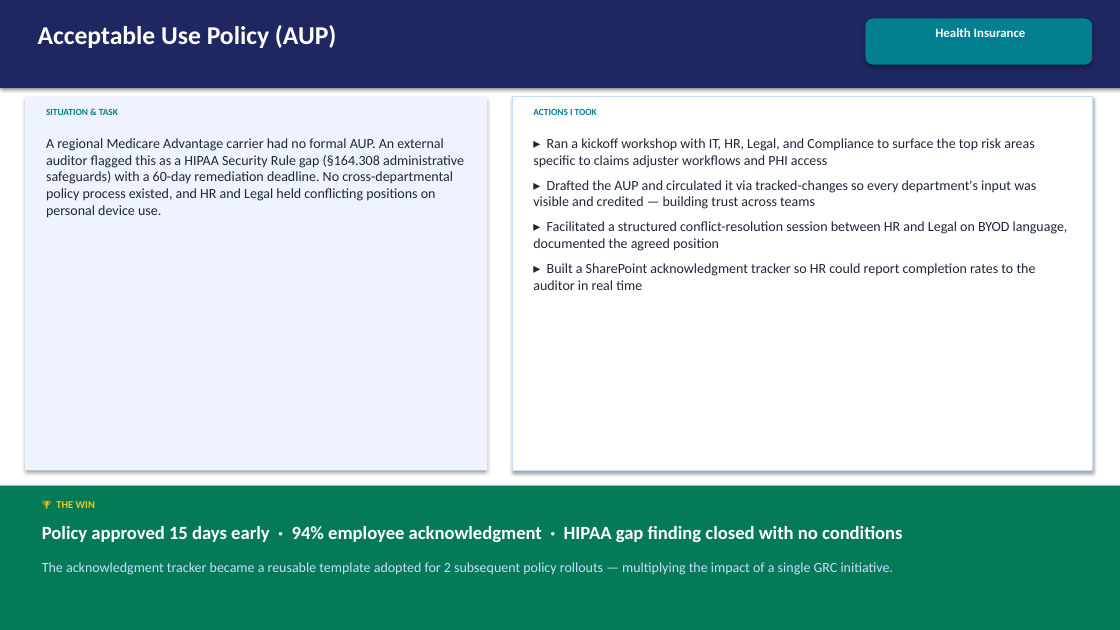
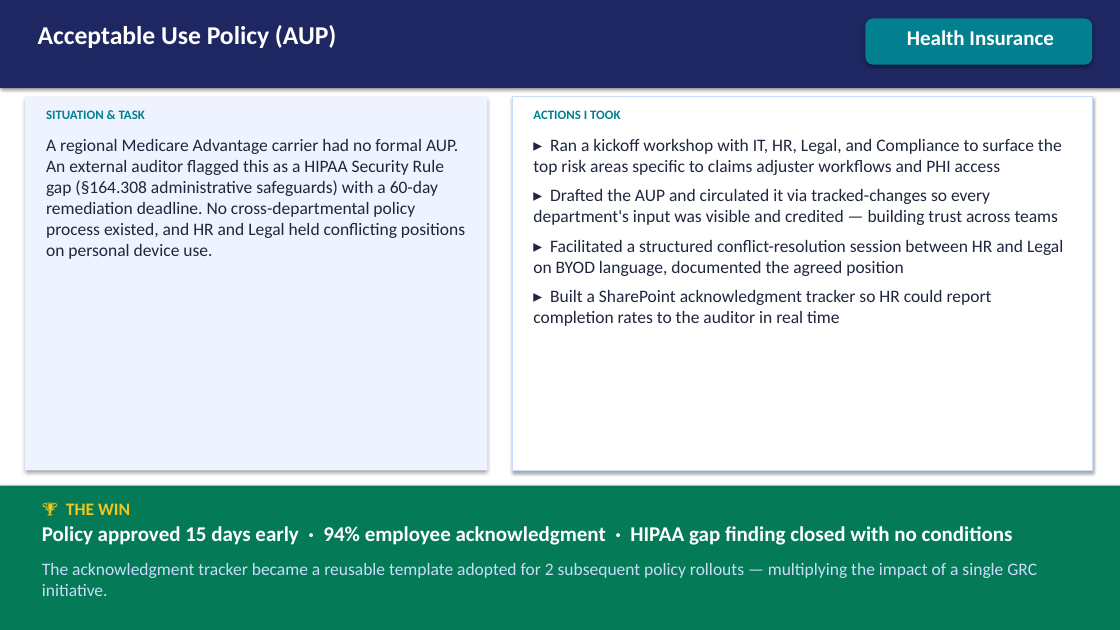
Before and after one commit to AnelHenning2-collab/grc-analyst-portfolio, a slide deck: slide 3 of GRC_Analyst_Portfolio_Anel_Henning.pptx. Drawn at 1120x630 pixels with LibreOffice and Linux fonts; fonts in the diff are those of the drawing. Boxes give left, top, right and bottom in pixels: in the first picture for what was removed or moved away, otherwise in the second. Text is boxed around its words. In the diff, an @@ line names an element or a change of style, - is before the commit and + after.

```diff
--- a/GRC_Analyst_Portfolio_Anel_Henning.pptx
+++ b/GRC_Analyst_Portfolio_Anel_Henning.pptx
@@ text "Health Insurance" at (x1=907, y1=30, x2=1053, y2=45): size 11 to 18 pt @@
@@ text "SITUATION & TASK" at (x1=46, y1=110, x2=145, y2=119): size 8 to 11 pt @@
@@ text "ACTIONS I TOOK" at (x1=533, y1=108, x2=620, y2=123): size 8 to 11 pt @@
@@ text "🏆 THE WIN" at (x1=66, y1=503, x2=130, y2=515): size 9 to 15 pt @@
@@ text "Policy approved 15 days early ..." at (x1=42, y1=526, x2=1013, y2=545): size 16 to 18 pt @@
@@ size 12 to 15 pt in 3 elements at (x1=46, y1=139, x2=465, y2=259), (x1=533, y1=139, x2=1063, y2=326), (x1=42, y1=563, x2=1037, y2=596) @@
```
Also in this commit, not shown: 10 other slides changed.
